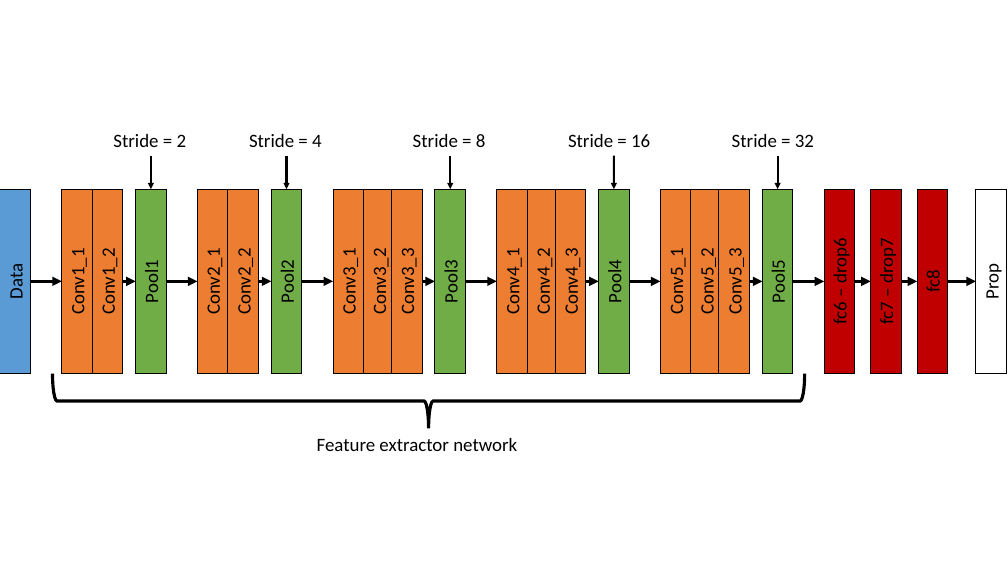
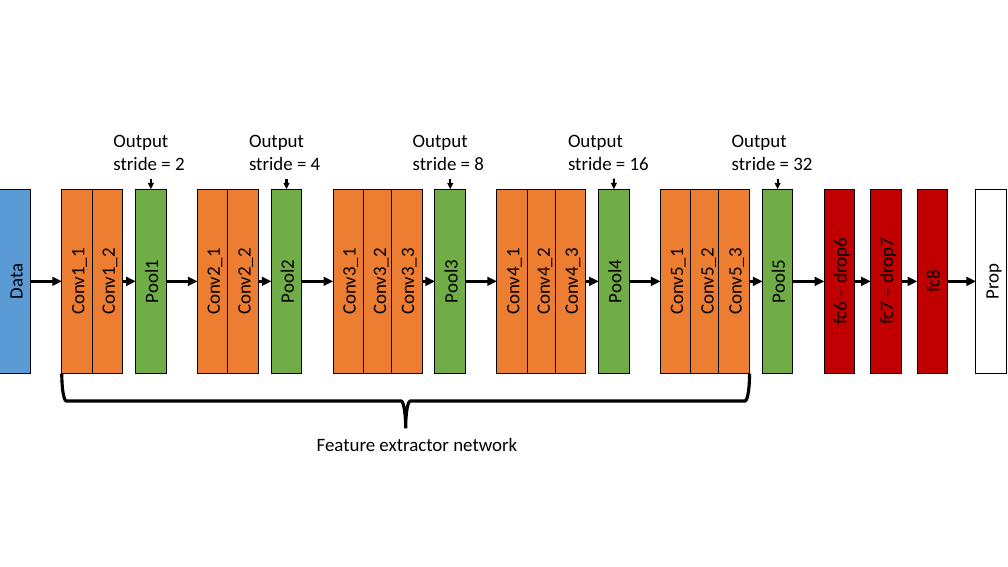
Before and after one commit to PGronborg/Source, a slide deck: slide 10 of Figurer.pptx (slide 3 before the commit). Drawn at 1008x567 pixels with LibreOffice and Linux fonts; fonts in the diff are those of the drawing. Boxes give left, top, right and bottom in pixels: in the first picture for what was removed or moved away, otherwise in the second. Text is boxed around its words. In the diff, an @@ line names an element or a change of style, - is before the commit and + after.

```diff
--- a/Figurer.pptx
+++ b/Figurer.pptx
@@ text at box(113, 134, 185, 170): text changed @@
-Stride = 2
+Output stride = 2
@@ text at box(249, 134, 321, 170): text changed @@
-Stride = 4
+Output
+stride = 4
@@ text at box(413, 134, 484, 170): text changed @@
-Stride = 8
+Output
+stride = 8
@@ text at box(568, 134, 649, 170): text changed @@
-Stride = 16
+Output
+stride = 16
@@ text at box(732, 134, 812, 170): text changed @@
-Stride = 32
+Output
+stride = 32
@@ arrow moved from (151, 156) - (151, 189) to (151, 178) - (151, 189) @@
@@ arrow moved from (287, 156) - (287, 189) to (287, 178) - (287, 189) @@
@@ arrow moved from (451, 156) - (451, 189) to (451, 178) - (451, 189) @@
@@ arrow moved from (614, 156) - (614, 189) to (614, 178) - (614, 189) @@
@@ arrow moved from (778, 156) - (778, 189) to (778, 178) - (778, 189) @@
@@ right brace: place and size @@
-right brace at box(53, 374, 805, 429)
+right brace at box(62, 374, 750, 429)
```
Also in this commit, not shown: 1 other slide changed, 7 slides added, 21 other files.
